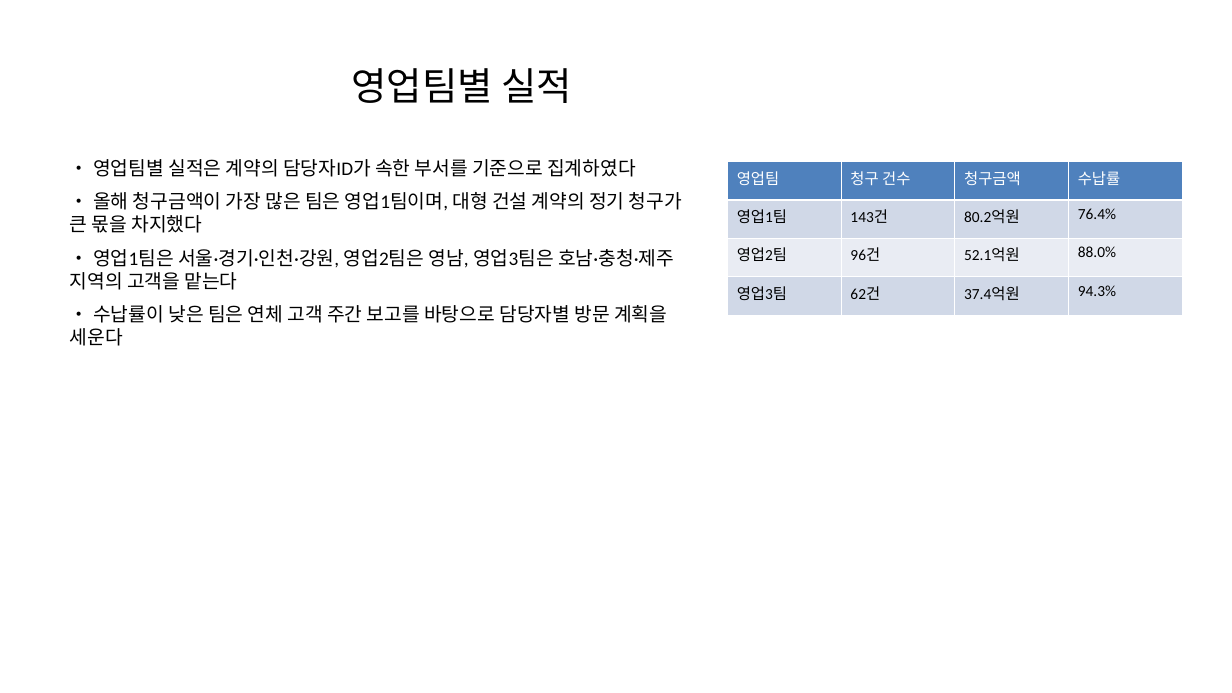
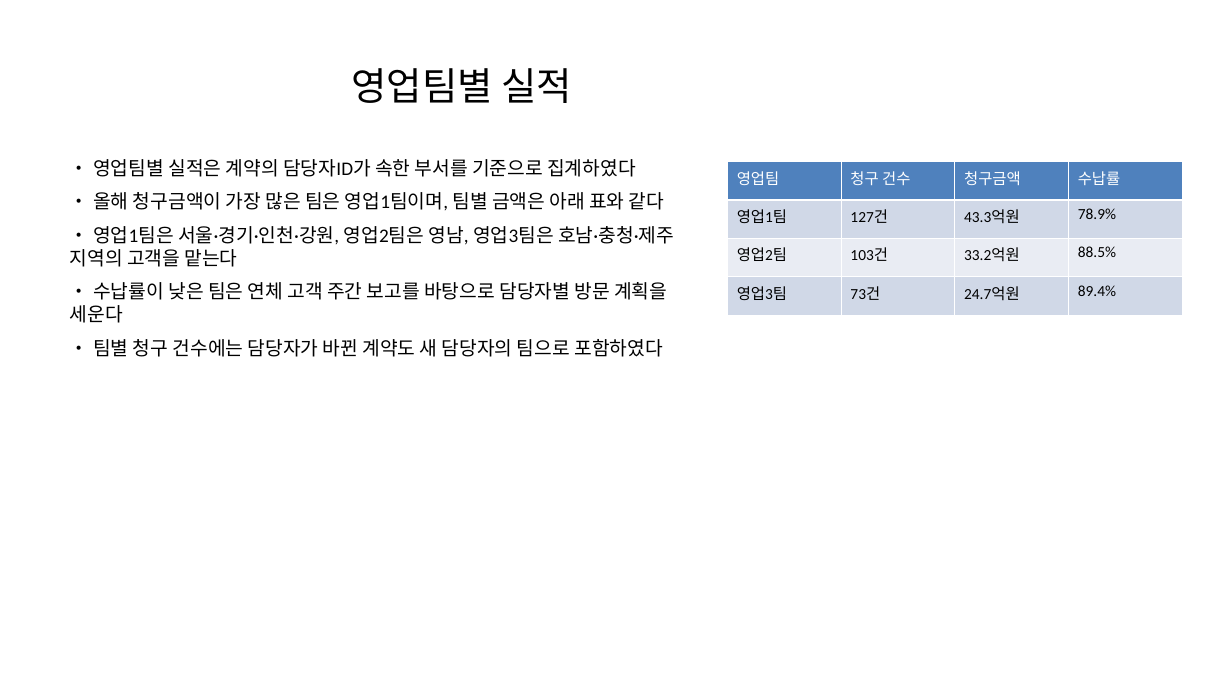
Before and after one commit to kimtoma/AutoOntology, a slide deck: slide 4 of samples/hanbit/documents/분기실적보고.pptx. Drawn at 1232x693 pixels with LibreOffice and Linux fonts; fonts in the diff are those of the drawing. Boxes give left, top, right and bottom in pixels: in the first picture for what was removed or moved away, otherwise in the second. Text is boxed around its words. In the diff, an @@ line names an element or a change of style, - is before the commit and + after.

```diff
--- a/samples/hanbit/documents/분기실적보고.pptx
+++ b/samples/hanbit/documents/분기실적보고.pptx
@@ table at (727, 162, 1182, 315) @@
-row 2: 영업1팀 | 143건 | 80.2억원 | 76.4%
+row 2: 영업1팀 | 127건 | 43.3억원 | 78.9%
-row 3: 영업2팀 | 96건 | 52.1억원 | 88.0%
+row 3: 영업2팀 | 103건 | 33.2억원 | 88.5%
-row 4: 영업3팀 | 62건 | 37.4억원 | 94.3%
+row 4: 영업3팀 | 73건 | 24.7억원 | 89.4%
@@ text at (93, 192, 664, 210): text changed @@
-• 올해 청구금액이 가장 많은 팀은 영업1팀이며, 대형 건설 계약의 정기 청구가 큰 몫을 차지했다
+• 올해 청구금액이 가장 많은 팀은 영업1팀이며, 팀별 금액은 아래 표와 같다
@@ text at (93, 339, 662, 357): paragraph added @@
+• 팀별 청구 건수에는 담당자가 바뀐 계약도 새 담당자의 팀으로 포함하였다
```
Also in this commit, not shown: 6 other slides changed, 34 other files.
